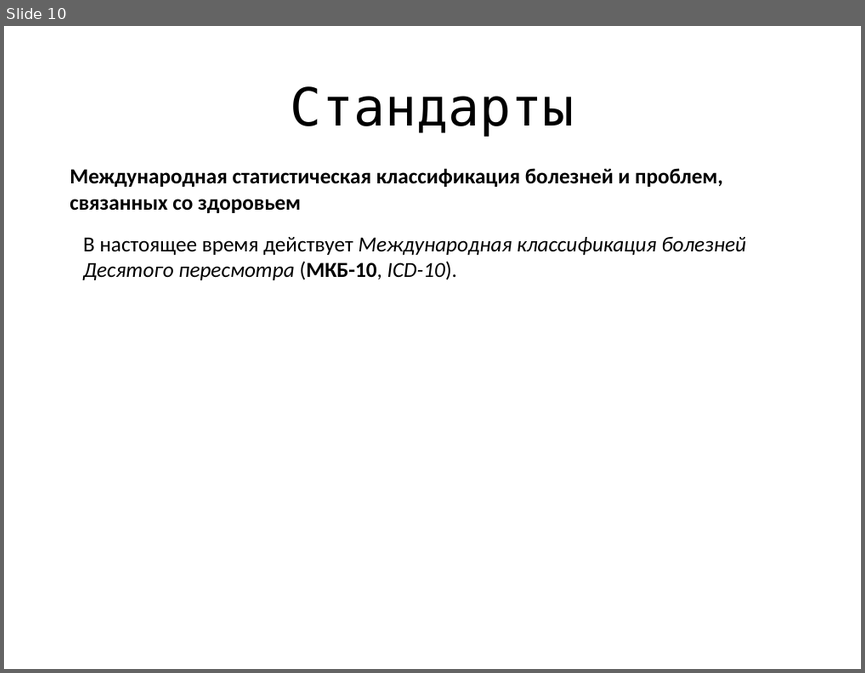
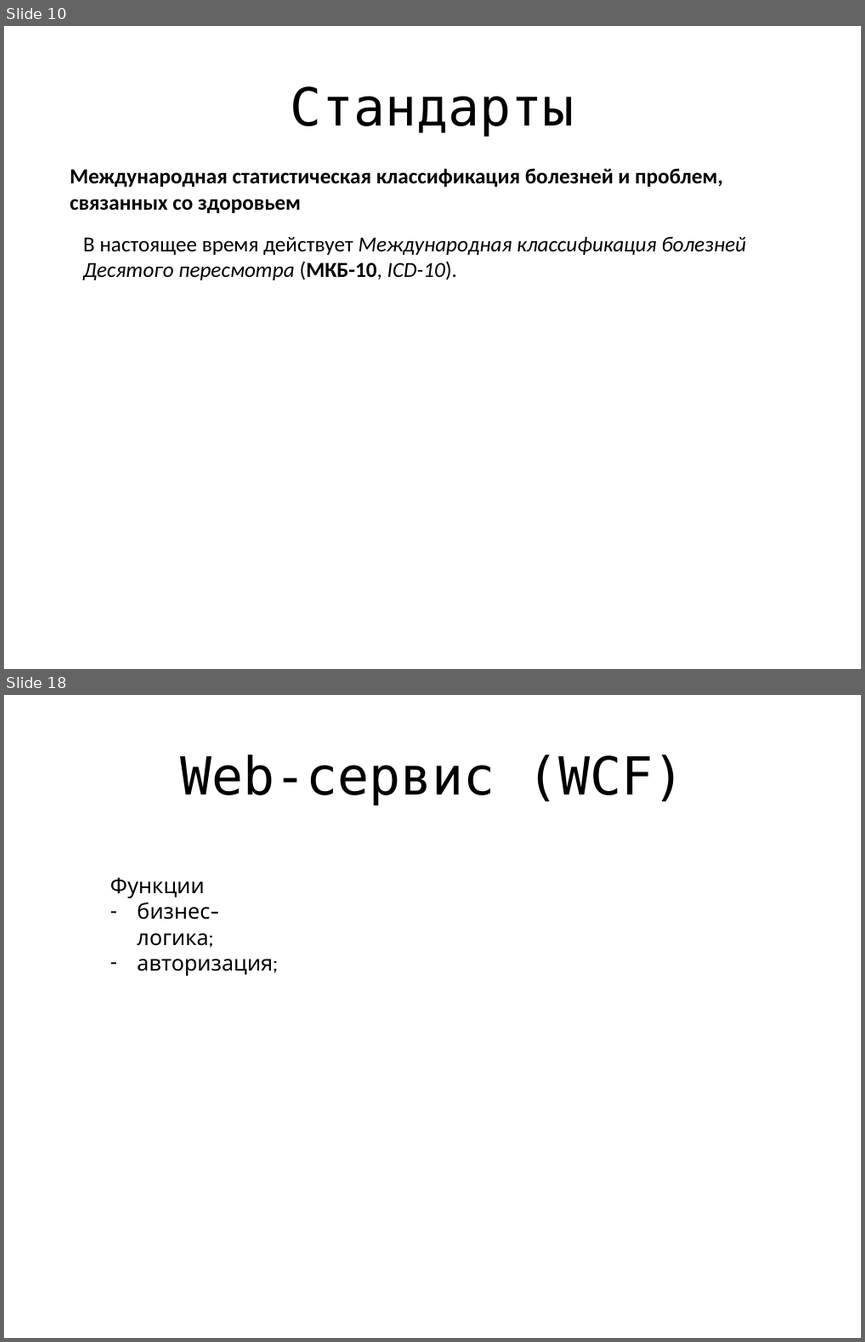
Before and after one commit to jpedraza/Health, a slide deck: Presentation/main.pptx. Shown one above the other, each under a label of ours: slide 10 before the commit, slides 10 and 18 after it; the slides between them are not shown. The pictures are 865x673 and 865x1342 pixels, drawn with LibreOffice and Linux fonts; fonts in the diff are those of the drawing. Boxes give left, top, right and bottom in pixels: in the first picture for what was removed or moved away, otherwise in the second. Text is boxed around its words. In the diff, an @@ line names an element or a change of style, - is before the commit and + after.

```diff
--- a/Presentation/main.pptx
+++ b/Presentation/main.pptx
@@ slide 18 added at [4, 695, 861, 1338], background #FFFFFF @@
@@ title added at [180, 755, 684, 805], 44 pt, text #000000 @@
+Web-сервис (WCF)
@@ text added at [110, 877, 273, 975], 18 pt, text #000000 @@
+Функции
+– бизнес-логика;
+– авторизация;
```
Also in this commit, not shown: 3 slides changed, 11 other slides added, 1 slide removed.
